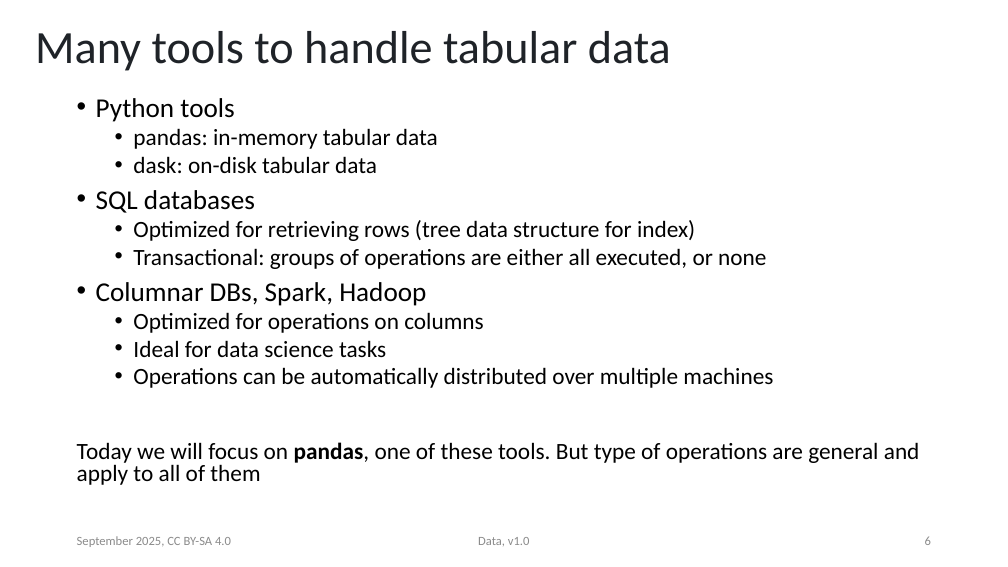
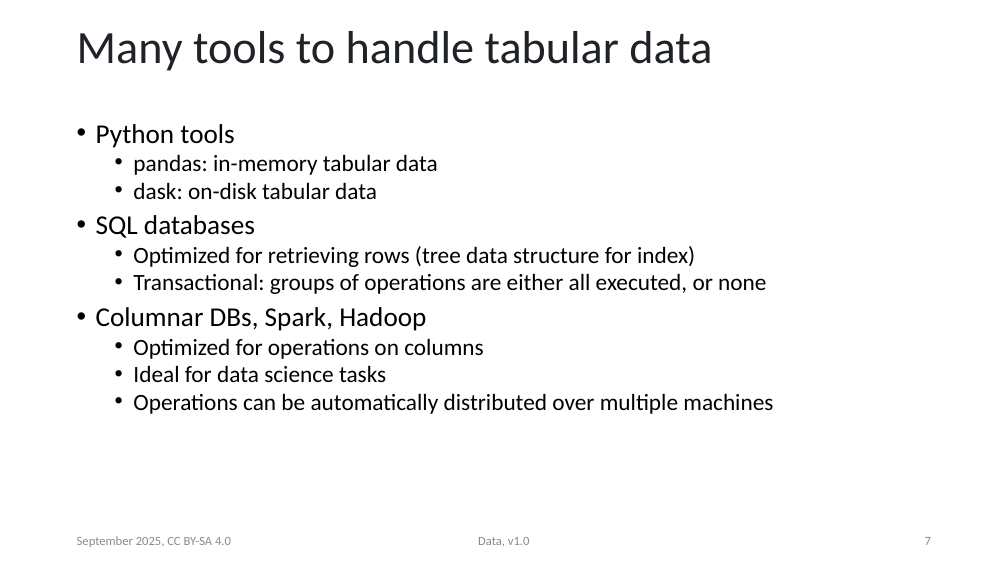
Before and after one commit to ASPP/data_class, a slide deck: slide 7 of tabular_data.pptx (slide 6 before the commit). Drawn at 1008x567 pixels with LibreOffice and Linux fonts; fonts in the diff are those of the drawing. Boxes give left, top, right and bottom in pixels: in the first picture for what was removed or moved away, otherwise in the second. Text is boxed around its words. In the diff, an @@ line names an element or a change of style, - is before the commit and + after.

Commit message:
tabular data presi and exercise update, rough draft

```diff
--- a/tabular_data.pptx
+++ b/tabular_data.pptx
@@ title "Many tools to handle tabular ...": place and size @@
-title "Many tools to handle tabular ..." at [35,31,671,71]
+title "Many tools to handle tabular ..." at [77,31,712,71]
@@ text "Python tools": place and size @@
-text "Python tools" at [77,98,920,485]
+text "Python tools" at [96,124,773,414]
@@ text at [77,442,920,485]: paragraph removed @@
-Today we will focus on pandas, one of these tools. But type of operations are general and apply to all of them
@@ page number at [925,537,931,545]: text changed @@
-6
+7
```
Also in this commit, not shown: 19 other slides changed, 2 slides added, 1 slide removed, 9 other files.
